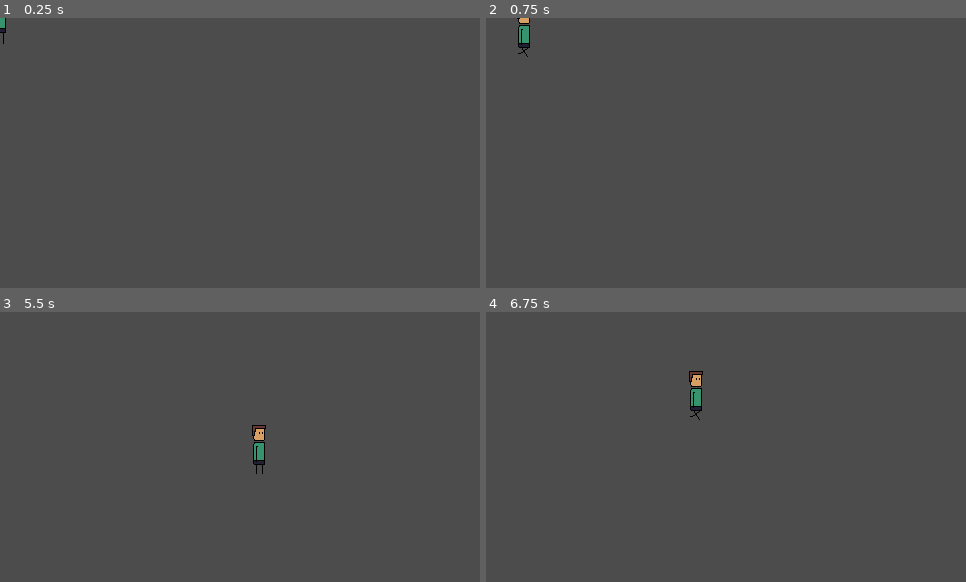
Above: before the commit, frames 1-4 (two rows, left to right).
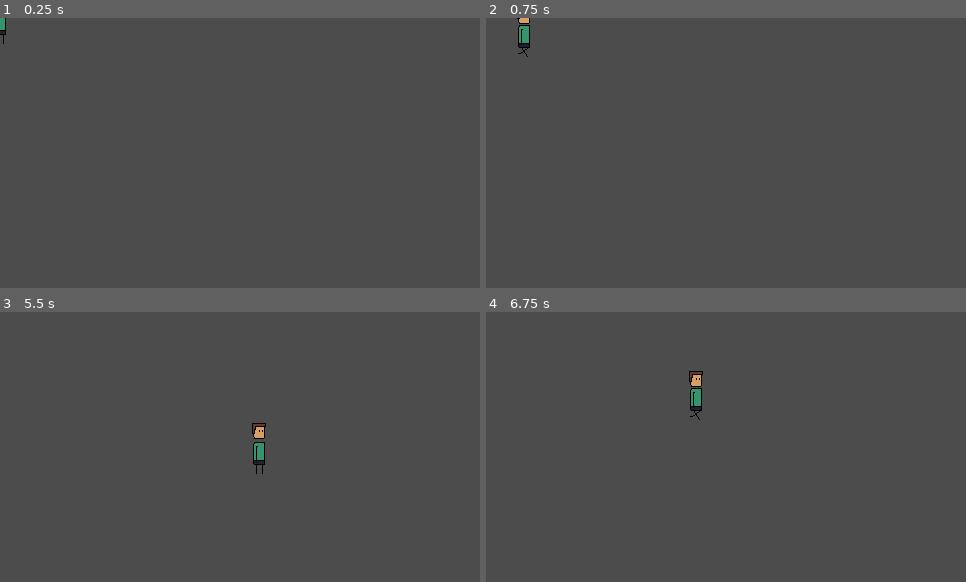
Above: after the commit, the same moments.

Repository: sun-wise-man/work-from-home
Game: Godot game, scene res://scenes/main.tscn
The game is run twice, just before and just after one commit, with the same random seed, the same clock (stepped at 60 frames per second) and the same inputs.
Inputs (mouse positions are in pixels of both pictures, inside the frame that each line leads up to):
- Up to frame 1 (0.25 s): no input
- Up to frame 2 (0.75 s): tap Enter at 0.5 s; move the mouse to (831, 139) at 0.52 s; press the mouse at (831, 139) at 0.53 s
- Up to frame 3 (5.5 s): move the mouse to (144, 460) at 1.27 s; release the mouse at (144, 460) at 1.28 s; click (144, 460) at 1.35 s; move the mouse to (288, 387) at 2.02 s; press the mouse at (288, 387) at 2.03 s; move the mouse to (216, 501) at 2.77 s; release the mouse at (216, 501) at 2.78 s; click (216, 501) at 2.85 s; move the mouse to (384, 487) at 3.52 s; press the mouse at (384, 487) at 3.53 s; move the mouse to (96, 406) at 4.27 s; release the mouse at (96, 406) at 4.28 s; click (96, 406) at 4.35 s; move the mouse to (264, 447) at 5.02 s; press the mouse at (264, 447) at 5.03 s
- Up to frame 4 (6.75 s): tap Space at 5.75 s; move the mouse to (654, 379) at 5.77 s; release the mouse at (654, 379) at 5.78 s; click (654, 379) at 5.85 s; move the mouse to (831, 433) at 6.52 s; press the mouse at (831, 433) at 6.53 s

The runs differ from the first frame. In frame 1, less than 0.1% of the frame differs, in the area x 0-2%, y 3-7%; in frame 2, nothing differs; in frame 3, less than 0.1%, in the area x 52-56%, y 41-48%; in frame 4, nothing differs.

Commit message:
Added World Node
Added world node and set as root

Diff:
--- a/scenes/main.tscn
+++ b/scenes/main.tscn
@@ -10,15 +10,12 @@
 [ext_resource path="res://sprites/main_idle_3.png" type="Texture" id=8]
 [ext_resource path="res://sprites/main_idle_4.png" type="Texture" id=9]
 
-[sub_resource type="RectangleShape2D" id=1]
-extents = Vector2( 7.15993, 26.0387 )
-
 [sub_resource type="SpriteFrames" id=2]
 animations = [ {
 "frames": [ ExtResource( 6 ), ExtResource( 7 ), ExtResource( 8 ), ExtResource( 9 ) ],
 "loop": true,
 "name": "idle",
-"speed": 3.0
+"speed": 6.0
 }, {
 "frames": [ ExtResource( 1 ), ExtResource( 5 ), ExtResource( 4 ), ExtResource( 3 ) ],
 "loop": true,
@@ -26,12 +23,21 @@
 "speed": 8.0
 } ]
 
-[node name="Player" type="KinematicBody2D"]
+[sub_resource type="RectangleShape2D" id=1]
+extents = Vector2( 7.15993, 26.0387 )
+
+[node name="World" type="Node2D"]
+
+[node name="Player" type="KinematicBody2D" parent="."]
 script = ExtResource( 2 )
+__meta__ = {
+"_edit_group_": true
+}
 
-[node name="CollisionShape2D" type="CollisionShape2D" parent="."]
-shape = SubResource( 1 )
-
-[node name="AnimatedSprite" type="AnimatedSprite" parent="."]
+[node name="AnimatedSprite" type="AnimatedSprite" parent="Player"]
 frames = SubResource( 2 )
 animation = "idle"
+frame = 1
+
+[node name="CollisionShape2D" type="CollisionShape2D" parent="Player"]
+shape = SubResource( 1 )
